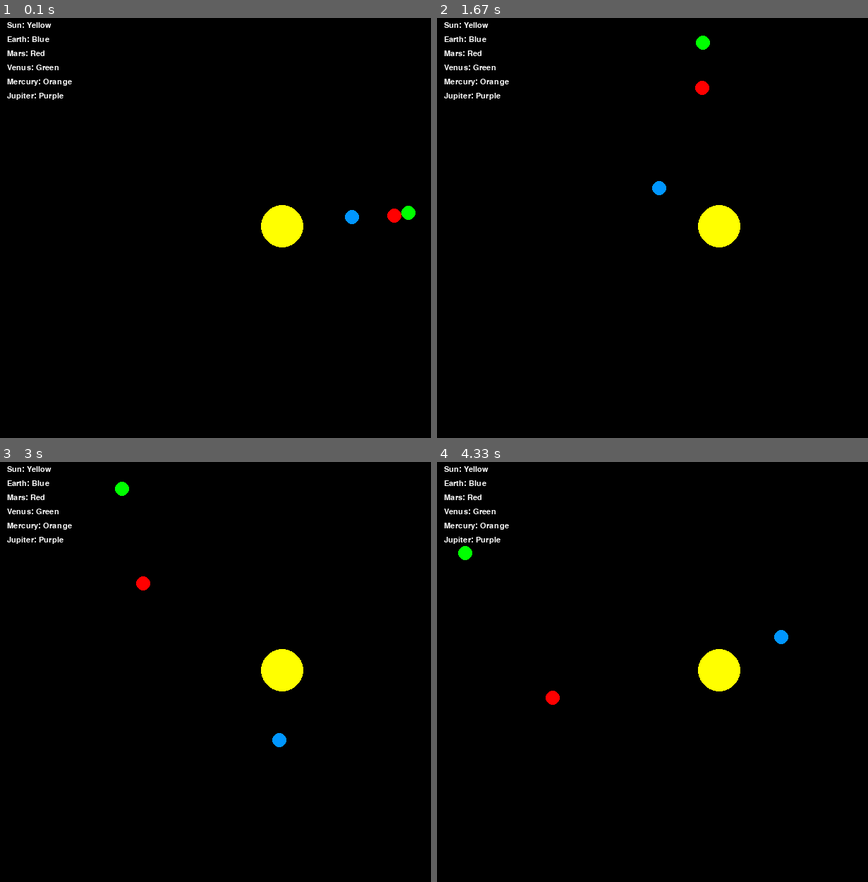
Above: before the commit, frames 1-4 (two rows, left to right).
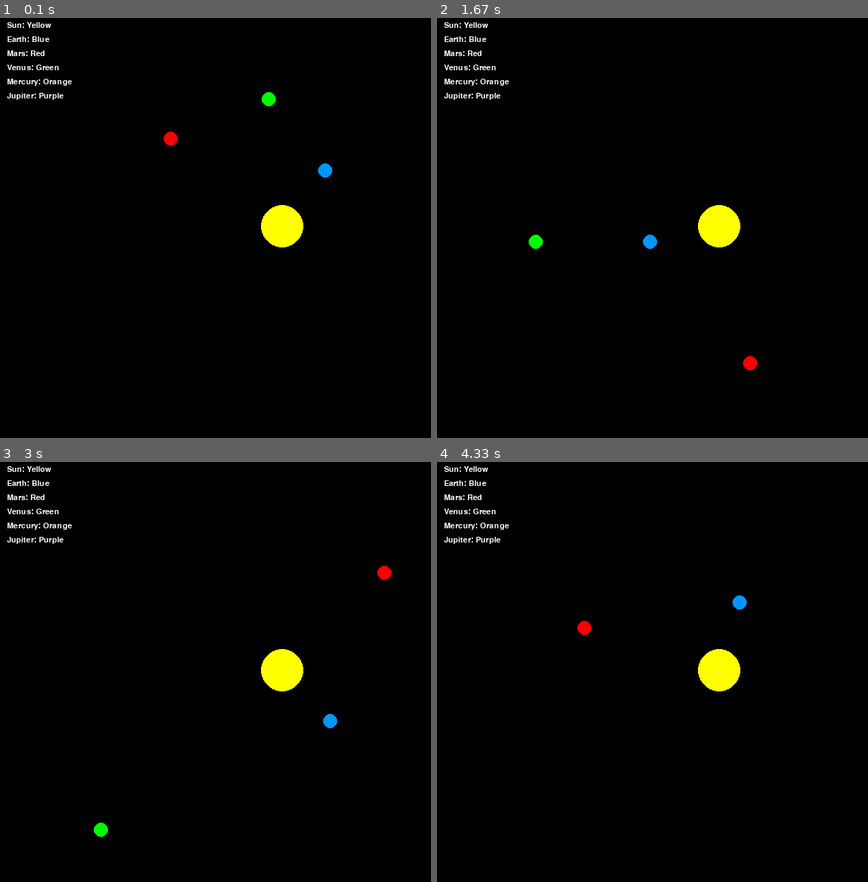
Above: after the commit, the same moments.

Repository: LBassett21/ReplicateAntikythera
Game: pygame game, started from ReplicateAntikythera/ReplicateAntikythera.py
The game is run twice, just before and just after one commit, with the same random seed, the same clock (stepped at 60 frames per second) and the same inputs.
Inputs:
- Up to frame 1 (0.1 s): no input
- Up to frame 2 (1.67 s): no input
- Up to frame 3 (3 s): no input
- Up to frame 4 (4.33 s): no input

The runs differ from the first frame. In frame 1, 0.5% of the frame differs, in the area x 37-97%, y 17-50%; in frame 2, 0.5%; in frame 3, 0.5%; in frame 4, 0.4%.

Commit message:
Implemented align function

Diff:
--- a/ReplicateAntikythera/GUI.py
+++ b/ReplicateAntikythera/GUI.py
@@ -47,8 +47,8 @@
 
 # semimajor axis, eccentricity, angle of inclination, longitude of ascending node, longitude of perihelion, orbital period, date of periapsis
 p1_orbit = Orbit(1, 0, 0, 0, 0, 1, date(2024, 1, 4))
-p2_orbit = Orbit(2, 0.2, math.pi/6, 0, 0, 2, date(2024, 1, 4))
-p3_orbit = Orbit(3, 0.4, math.pi/3, 0, 0, 3, date(2024, 1, 4))
+p2_orbit = Orbit(2, 0, 0, 0, -45, 1, date(2024, 1, 4))
+p3_orbit = Orbit(3, 0.4, math.pi/3, 0, -90, 3, date(2024, 1, 4))
 #p1_orbit = Orbit(1, 0.016710, 0, -11.26064, 114.20783, 1, date(2024, 1, 4))
 p1 = Planet(p1_orbit)
 p2 = Planet(p2_orbit)
@@ -62,6 +62,9 @@
 dt = 0
 
 angle = math.pi
+
+p1.align(sim_time, [1, 1, 0])
+p2.align(sim_time, [-1, 1, 0])
 
 while running:
     # Process events
@@ -82,9 +85,6 @@
     p1_angle += earth_speed
     '''
 
-    p1.align(sim_time, [1, 0, 0])
-    p2.align(sim_time, [1, 0, 0])
-    p3.align(sim_time, [1, 0, 0])
 
     p1_x = sun_pos[0] + p1.getPos(sim_time)[0] * 100
     p1_y = sun_pos[1] + p1.getPos(sim_time)[1] * 100
--- a/ReplicateAntikythera/OrbitalDynamics.py
+++ b/ReplicateAntikythera/OrbitalDynamics.py
@@ -82,6 +82,7 @@
 
         return f
 
+    # True anomaly to time
     def fToT(self, f):
         T = self.T
         e = self.e
--- a/ReplicateAntikythera/ReplicateAntikythera.py
+++ b/ReplicateAntikythera/ReplicateAntikythera.py
@@ -2,7 +2,7 @@
 from scipy.spatial.transform import Rotation
 from datetime import timedelta
 from numpy import *
-from math import acos
+from math import atan2
 
 import GUI
 
@@ -10,7 +10,7 @@
 primary: the satellite or planet around which the satellite orbits
 '''
 class Satellite:
-    t_offset=0
+    f_offset=0
 
     def __init__(self, orbit, primary):
         self.orbit = orbit
@@ -25,11 +25,11 @@
         primary = self.primary
 
         if(f==None):
-            f = orbit.tToF(t+self.t_offset)
-            r = orbit.getDistance(t+self.t_offset)
+            f = orbit.tToF(t) + self.f_offset
+            r = orbit.getDistance(t)
         else:
-            t = orbit.fToT(f)
-            r = orbit.getDistance(t+self.t_offset)
+            t = orbit.fToT(f + self.f_offset)
+            r = orbit.getDistance(t)
 
         pos = [r, 0, 0]
 
@@ -42,19 +42,21 @@
         return pos
 
     def align(self, t, direction):
-        curr_dir = self.getPos(t)
+        """
+        t: the current time (sim time)
 
-        mag_dir = (direction[0]**2 + direction[1]**2 + direction[2]**2) ** (1/2)
-        mag_curr_dir = (curr_dir[0]**2 + direction[1]**2 + direction[2]**2) ** (1/2)
+        direction: the vector towards the desired position
 
-        angle = acos(dot(curr_dir, direction) / (mag_dir * mag_curr_dir))
+        f1: the current true anomaly
+        f2: the desired true anomaly
 
-        f = angle - radians(self.orbit.La + self.orbit.w)
+        f_offset: f2 - f1
+        """
 
-        t_dir = self.orbit.fToT(f)
-        t_offset = t_dir - t
+        f1 = -self.orbit.tToF(t)
+        f2 = -atan2(direction[1], direction[0]) - radians(self.orbit.w)
 
-        return t_offset
+        self.f_offset = f2 - f1
 
 class Planet(Satellite):
     def __init__(self, orbit):
